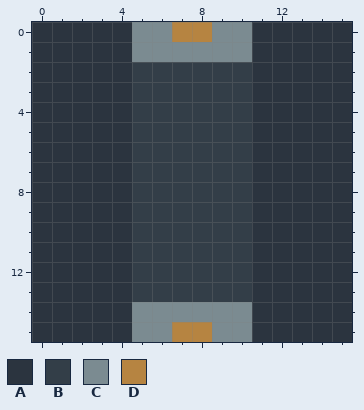
Two states of a pixel-art file, src/main/art/machines/block/transport/energy_cable.aseprite. This is how it looked before the edit.
16x16 pixels, 1 frame. Colours within 5 levels of each other are drawn and written as one.
Palette (. is transparent): A #2b343f  B #333e48  C #7b8b91  D #b68441
Now the later version:
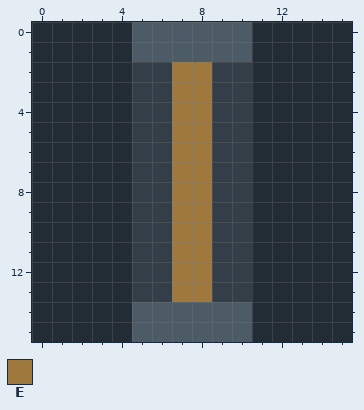
Colours new in this view: E #9f783e
What changed:
layer "Body and structure" added
layer "Service color or perimeter" added
layer "Solid graphite jacket" removed
layer "Metal fittings" removed
layer "Service indicator" removed
@@ palette @@
-A #2b343f
+A #222c35
-C #7b8b91
+C #4d5b66
--- layers "Service color or perimeter", "Body and structure"
@@ x 5..10 @@
- 0 CCDDCC
+ 0 CCCCCC
  1 CCCCCC
- 2 BBBBBB
- 3 BBBBBB
- 4 BBBBBB
- 5 BBBBBB
- 6 BBBBBB
- 7 BBBBBB
- 8 BBBBBB
- 9 BBBBBB
-10 BBBBBB
-11 BBBBBB
-12 BBBBBB
-13 BBBBBB
+ 2 BBEEBB
+ 3 BBEEBB
+ 4 BBEEBB
+ 5 BBEEBB
+ 6 BBEEBB
+ 7 BBEEBB
+ 8 BBEEBB
+ 9 BBEEBB
+10 BBEEBB
+11 BBEEBB
+12 BBEEBB
+13 BBEEBB
 14 CCCCCC
-15 CCDDCC
+15 CCCCCC
Boxes around the changes in both pictures, in picture pixels (x1, y1, x2, y2):
changed: (32, 22, 352, 342)
